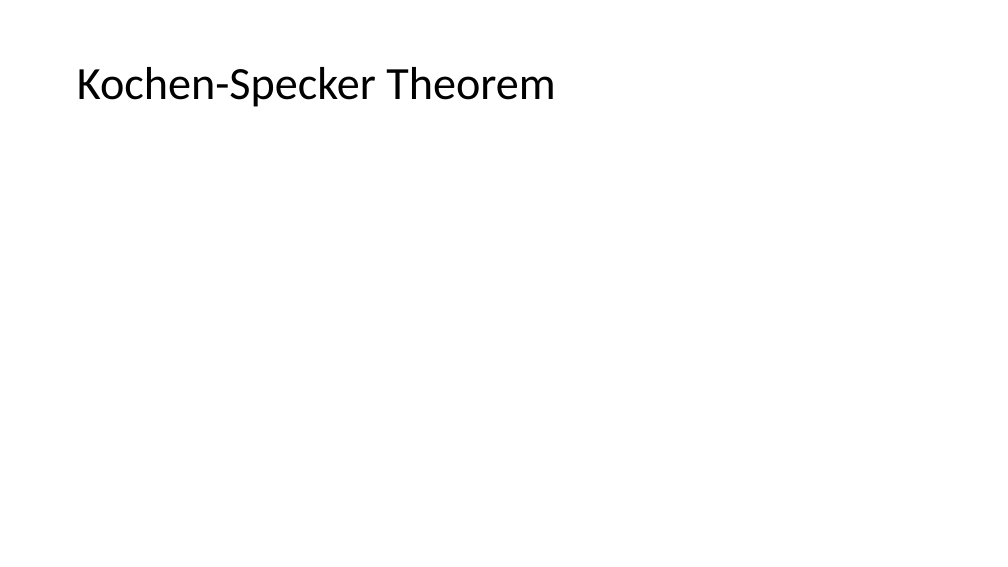
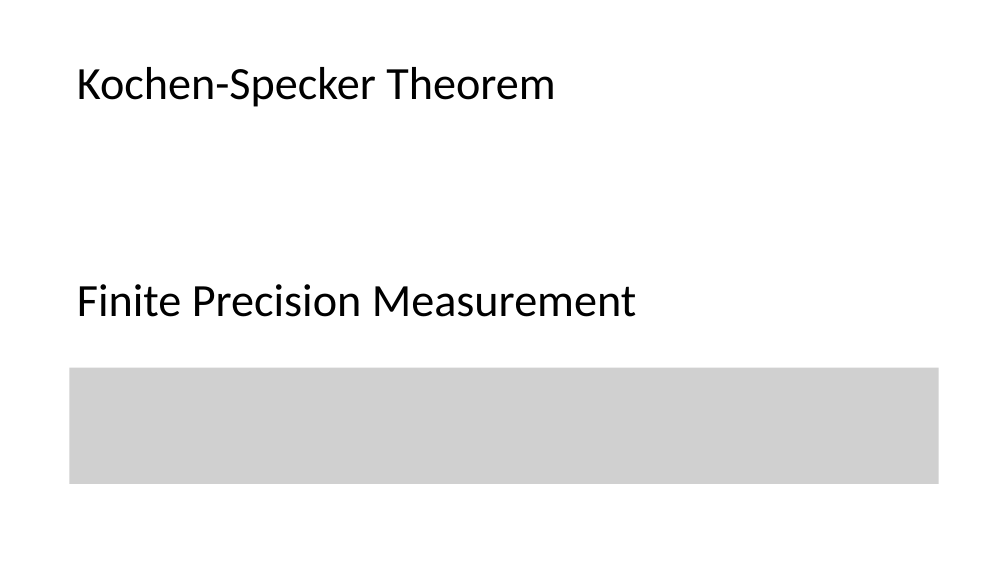
Before and after one commit to yuttai/Contextuality-and-Nonlocality-in-Discrete-Quantum-Theory, a slide deck: slide 3 of Kochen-Specker Theorem in QIVPM.pptx. Drawn at 1008x567 pixels with LibreOffice and Linux fonts; fonts in the diff are those of the drawing; grey boxes stand for pictures. Boxes give left, top, right and bottom in pixels: in the first picture for what was removed or moved away, otherwise in the second. Text is boxed around its words. In the diff, an @@ line names an element or a change of style, - is before the commit and + after.

Commit message:
prop_letter.tex and "Kochen-Specker Theorem in QIVPM.pptx" Updating...

```diff
--- a/Kochen-Specker Theorem in QIVPM.pptx
+++ b/Kochen-Specker Theorem in QIVPM.pptx
@@ text added at (77,284,637,317), 44 pt, text #000000 @@
+Finite Precision Measurement
@@ picture added at (70,368,939,484) @@
```
Also in this commit, not shown: 1 slide removed, 2 other files.
